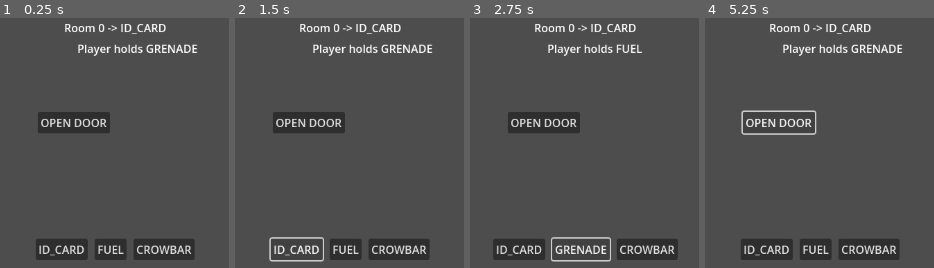
Above: before the commit, frames 1-4 (left to right).
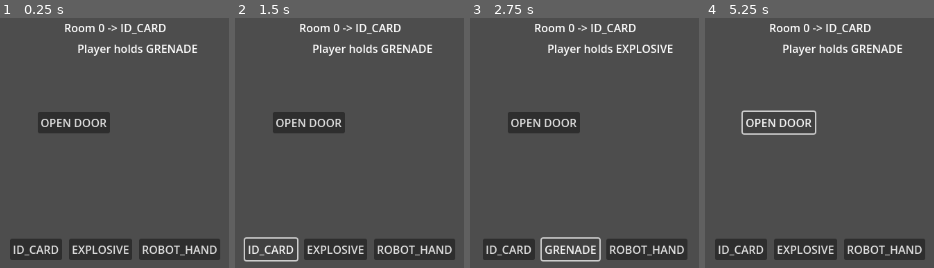
Above: after the commit, the same moments.

Repository: Kehos/ldjam54-limitedspace
Game: Godot game, scene res://scenes/Game/Game.tscn
Two runs of this game, one before a commit and one after it. Both use one fixed random seed, a clock stepped at 60 frames per second and the inputs below.
Inputs:
- Up to frame 1 (0.25 s): no input
- Up to frame 2 (1.5 s): click "ID_CARD" at 0.5 s; click "GRENADE" at 1.25 s
- Up to frame 3 (2.75 s): click "FUEL" (after the commit: "EXPLOSIVE") at 2 s
- Up to frame 4 (5.25 s): click "GRENADE" at 2.75 s; click "CROWBAR" (after the commit: "ROBOT_HAND") at 3.5 s; click "GRENADE" at 4.25 s; click "OPEN DOOR" at 5 s

The runs differ from the first frame. In frame 1, 4.0% of the frame differs, in the area x 4-97%, y 88-97%; in frame 2, 3.7%; in frame 3, 3.6%; in frame 4, 4.0%.

Commit message:
Fixed key items distribution

Diff:
--- a/scripts/LevelManager/GameBuilder.gd
+++ b/scripts/LevelManager/GameBuilder.gd
@@ -60,6 +60,10 @@
 		roomItems[randomIndex].append(currentItems[i])
 		roomKeyItems[randomIndex] += 1
 
+	print(currentItems)
+	print(roomKeyItems)
+	print(roomItems)
+
 	# Add remaining items to fill rooms
 	for i in range(0, allItems.size()):
 		var randomIndex = rng.randi_range(0, roomItems.size() - 1)
@@ -69,6 +73,27 @@
 
 func check_cant_locate(index, checkKeyItems = false):
 	if checkKeyItems:
-		return (roomItems[index].size() == maxItemPerRoom) or (roomKeyItems[index] == maxKeyItemPerRoom)
+		var neighbor_full = false
+		if index == 0:
+			# Next neighbor is full
+			var nextIsFull = roomKeyItems[index + 1] == maxKeyItemPerRoom
+			# Next and current neighbor are full-1
+			var nextAndCurrent = (roomKeyItems[index + 1] == (maxKeyItemPerRoom - 1)) and (roomKeyItems[index] == (maxKeyItemPerRoom - 1))
+			neighbor_full = nextIsFull or nextAndCurrent
+		elif index == totalRoomCount - 1:
+			# Previous neighbor is full
+			var prevIsFull = roomKeyItems[index - 1] == maxKeyItemPerRoom
+			# Previous and current neighbor are full-1
+			var prevAndCurrent = (roomKeyItems[index - 1] == (maxKeyItemPerRoom - 1)) and (roomKeyItems[index] == (maxKeyItemPerRoom - 1))
+			neighbor_full = prevIsFull or prevAndCurrent
+		else:
+			# Previous neighbor is full
+			var prevIsFull = roomKeyItems[index - 1] == maxKeyItemPerRoom
+			# Next neighbor is full
+			var nextIsFull = roomKeyItems[index + 1] == maxKeyItemPerRoom
+			# Previous or next neight and current are full -1
+			var prevOrNextAndCurrent = (roomKeyItems[index] == (maxKeyItemPerRoom - 1)) and ((roomKeyItems[index - 1] == (maxKeyItemPerRoom - 1)) or (roomKeyItems[index + 1] == (maxKeyItemPerRoom - 1)))
+			neighbor_full = prevIsFull or nextIsFull or prevOrNextAndCurrent
+		return (roomItems[index].size() == maxItemPerRoom) or (roomKeyItems[index] == maxKeyItemPerRoom) or neighbor_full
 	else:
 		return roomItems[index].size() == maxItemPerRoom
